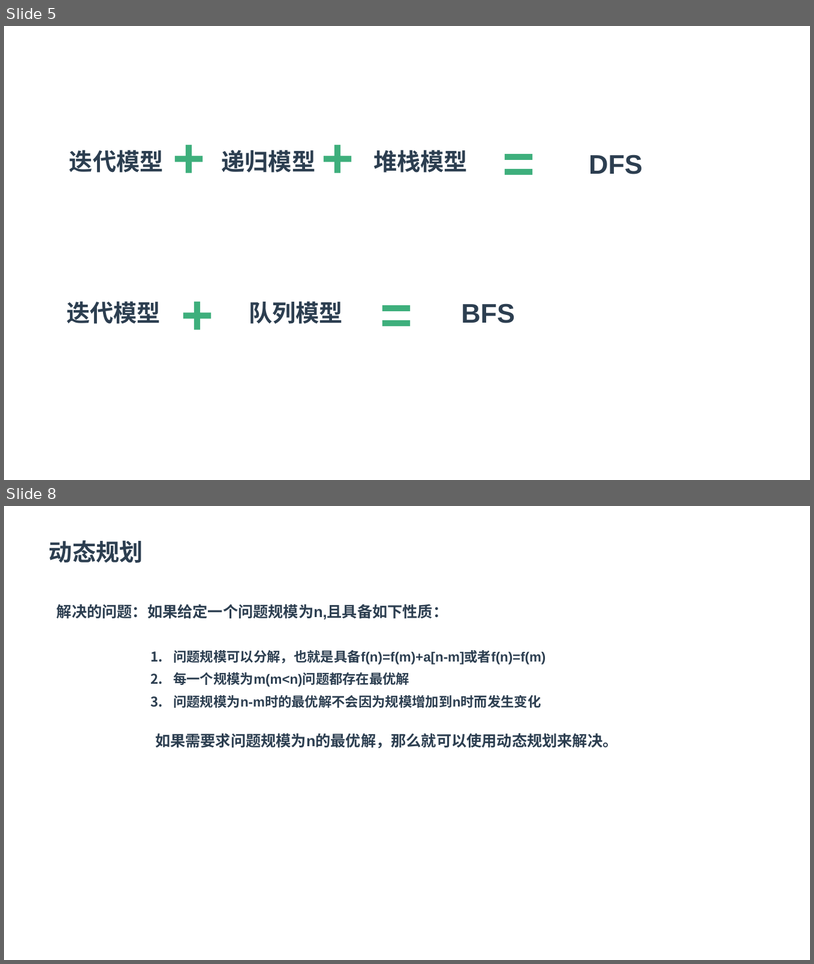
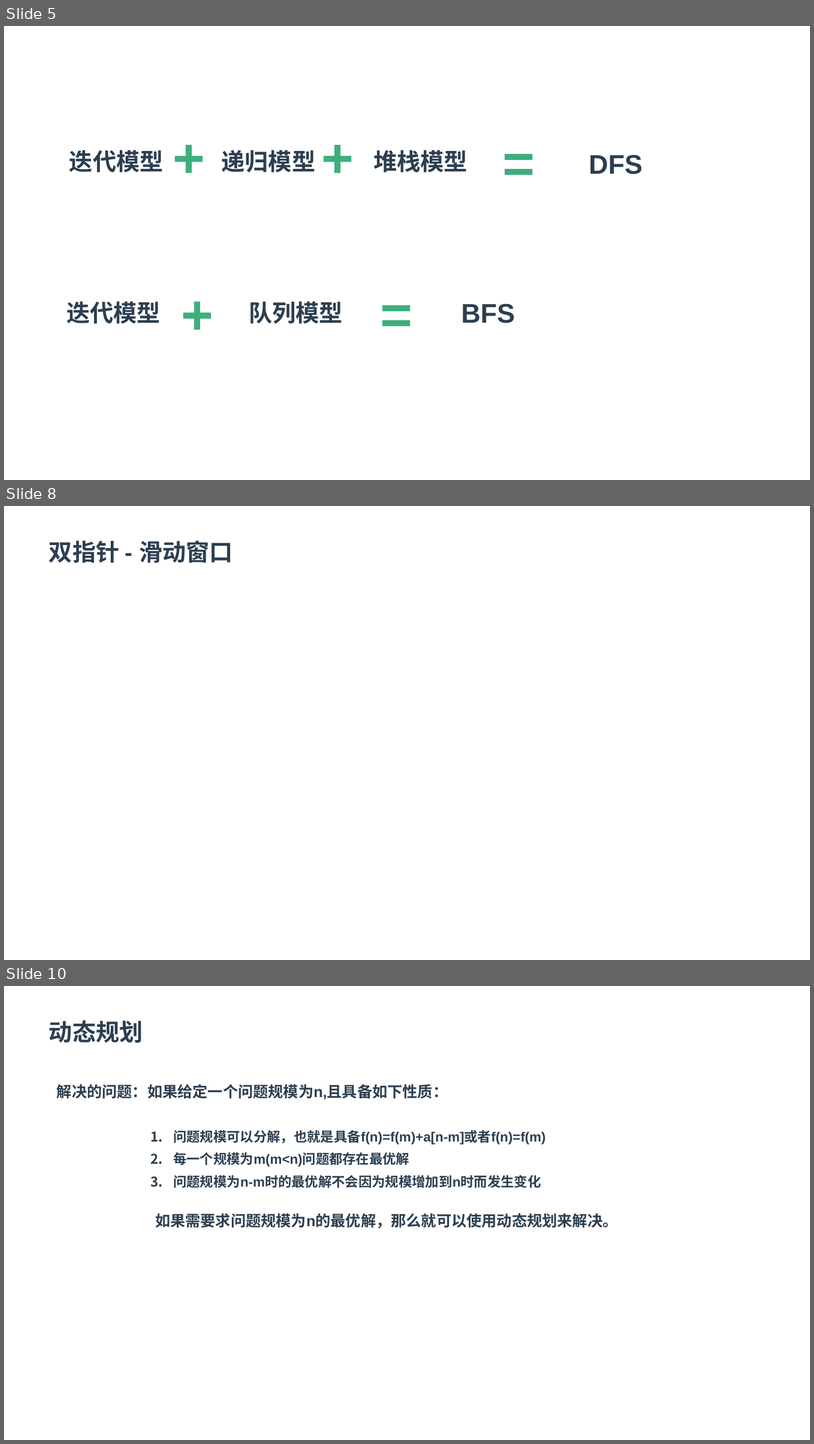
Before and after one commit to zaiqiang-dong/zaiqiang, a slide deck: picture/datastruct/datastruct.pptx. Shown one above the other, each under a label of ours: slides 5 and 8 before the commit, slides 5, 8 and 10 after it; the slides between them are not shown. The pictures are 814x964 and 814x1444 pixels, drawn with LibreOffice and Linux fonts; fonts in the diff are those of the drawing. Boxes give left, top, right and bottom in pixels: in the first picture for what was removed or moved away, otherwise in the second. Text is boxed around its words. In the diff, an @@ line names an element or a change of style, - is before the commit and + after.

```diff
--- a/picture/datastruct/datastruct.pptx
+++ b/picture/datastruct/datastruct.pptx
@@ slide 8 added at (4, 506, 810, 960), background #FFFFFF @@
@@ text added at (49, 540, 233, 563), 28 pt, text #2C3E50, bold @@
+双指针 - 滑动窗口
@@ what was slide 8 is now slide 10 @@
```
Also in this commit, not shown: 2 slides changed, 1 other slide added, 9 other files.
